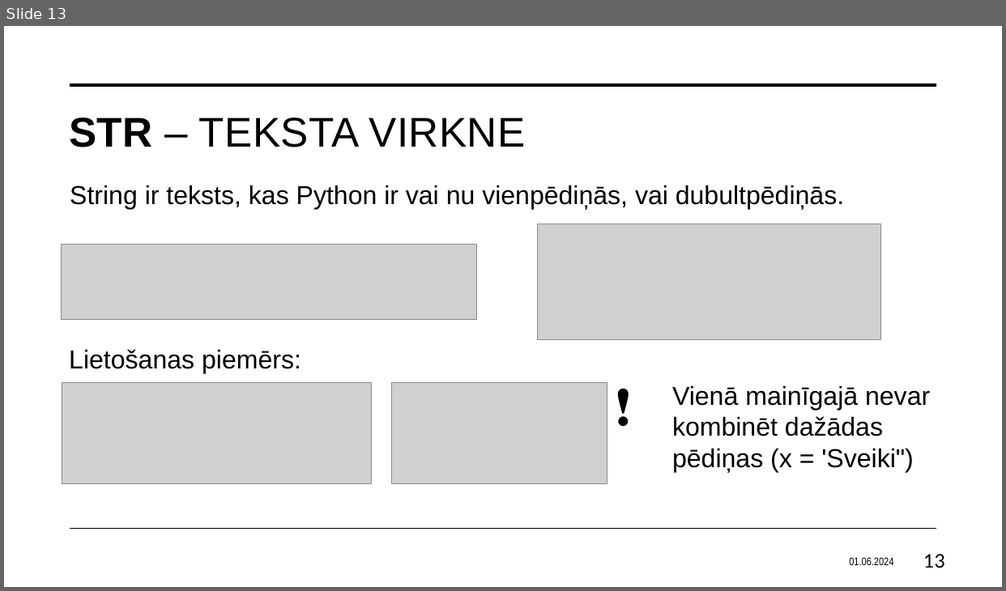
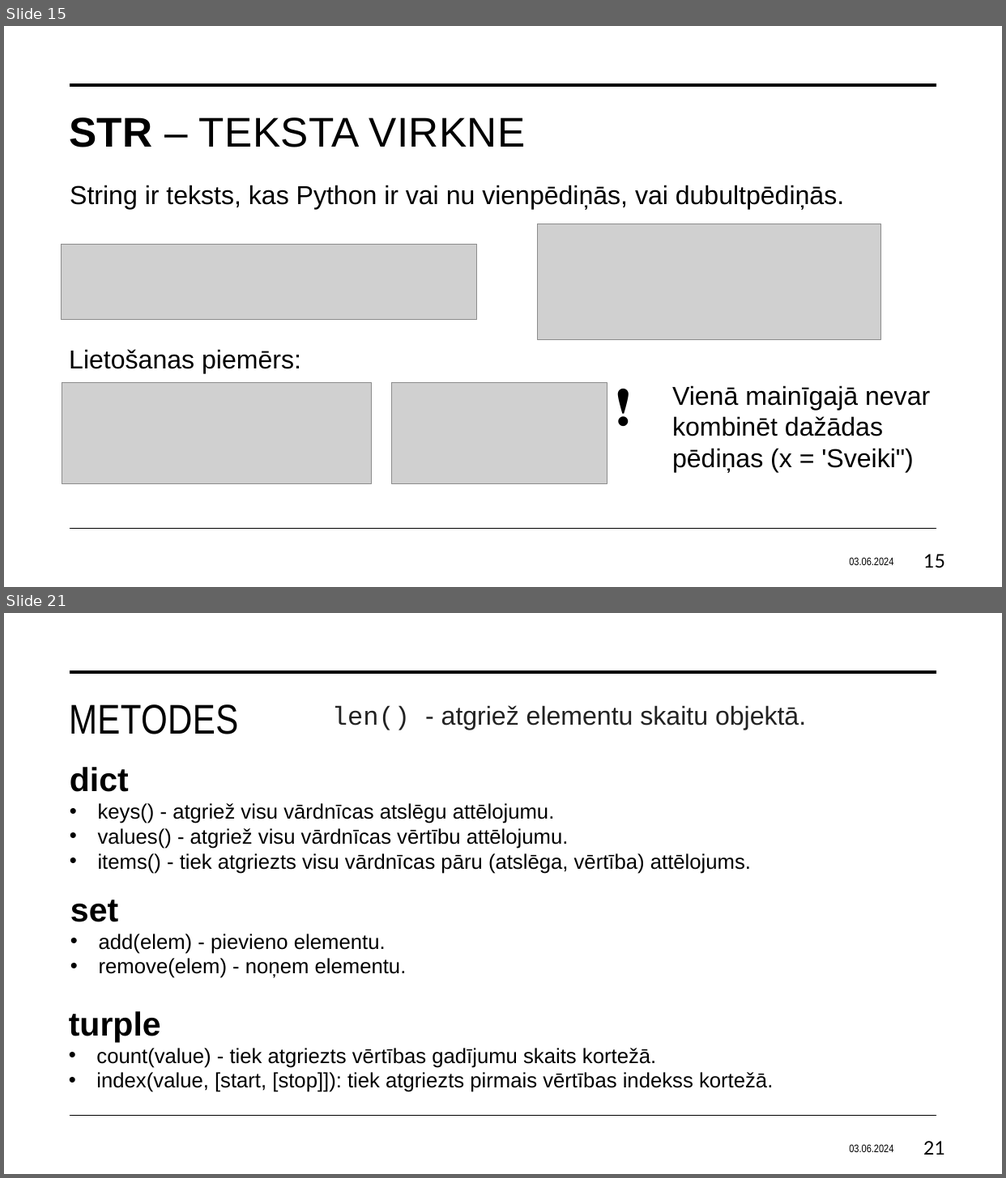
Before and after one commit to Gerda155/Fedotova_Eksamens, a slide deck: Fedotova_macibuMaterials.pptx. Shown one above the other, each under a label of ours: slide 13 before the commit, slides 15 and 21 after it; the slides between them are not shown. The pictures are 1006x591 and 1006x1178 pixels, drawn with LibreOffice and Linux fonts; fonts in the diff are those of the drawing; grey boxes stand for pictures. Boxes give left, top, right and bottom in pixels: in the first picture for what was removed or moved away, otherwise in the second. Text is boxed around its words. In the diff, an @@ line names an element or a change of style, - is before the commit and + after.

```diff
--- a/Fedotova_macibuMaterials.pptx
+++ b/Fedotova_macibuMaterials.pptx
@@ slide 21 added at (4, 613, 1002, 1174), background #FFFFFF; not listed: 2 template elements that a slide beside it also shows @@
@@ title added at (69, 705, 238, 735), 40 pt, text #000000 @@
+METODES
@@ text added at (332, 705, 806, 730), 25 pt, text #222222 @@
+len() - atgriež elementu skaitu objektā.
@@ text added at (70, 767, 751, 874), 20 pt, text #000000 @@
+dict
+• keys() - atgriež visu vārdnīcas atslēgu attēlojumu.
+• values() - atgriež visu vārdnīcas vērtību attēlojumu.
+• items() - tiek atgriezts visu vārdnīcas pāru (atslēga, vērtība) attēlojums.
@@ text added at (70, 900, 407, 978), 20 pt, text #000000 @@
+set
+• add(elem) - pievieno elementu.
+• remove(elem) - noņem elementu.
@@ text added at (69, 1012, 773, 1093), 20 pt, text #000000 @@
+turple
+• count(value) - tiek atgriezts vērtības gadījumu skaits kortežā.
+• index(value, [start, [stop]]): tiek atgriezts pirmais vērtības indekss kortežā.
@@ text added at (849, 1144, 893, 1152), 10.5 pt, text #000000 @@
+03.06.2024
@@ page number added at (923, 1141, 945, 1155), 18 pt, text #000000 @@
+21
@@ what was slide 13 is now slide 15 @@
@@ slide 15 changed as well @@
@@ text at (849, 557, 893, 565): text changed @@
-01.06.2024
+03.06.2024
@@ page number at (923, 554, 945, 569): text changed @@
-13
+15
```
Also in this commit, not shown: 18 other slides changed, 4 other slides added, 10 slides removed.
